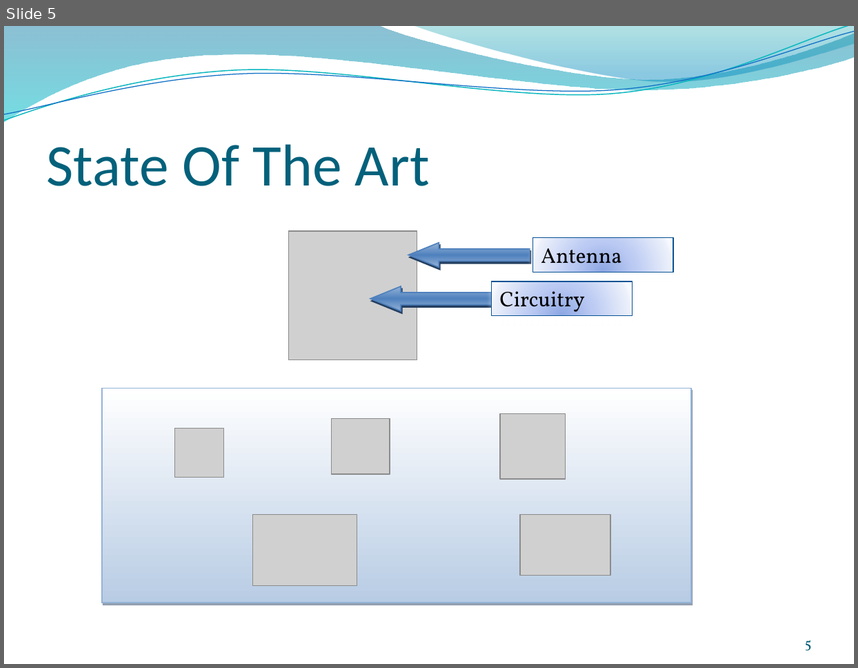
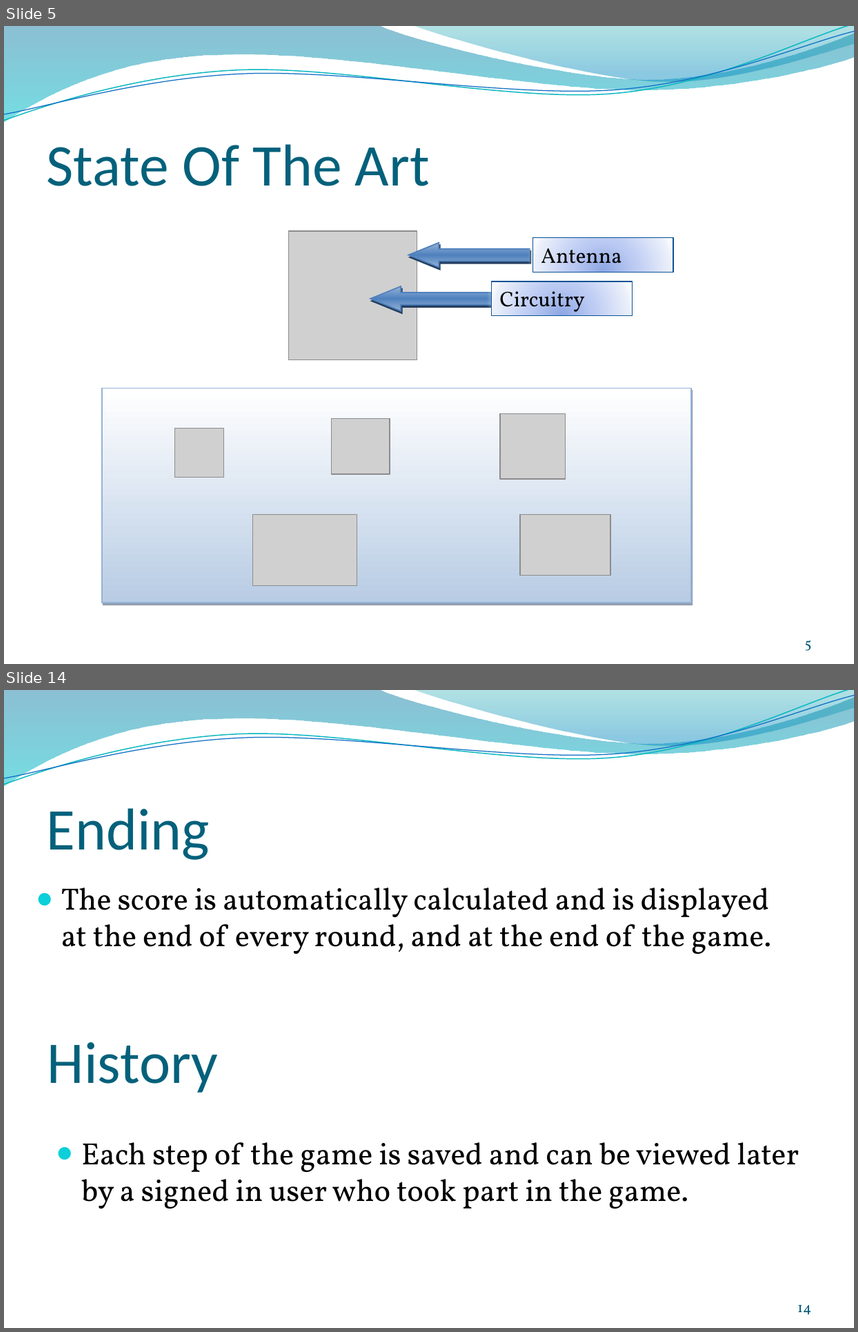
Before and after one commit to anbrous/project, a slide deck: Blue_weasel/blueweasel_docs/presentation/Pre-soutenance Projet Blue Weasel.pptx. Shown one above the other, each under a label of ours: slide 5 before the commit, slides 5 and 14 after it; the slides between them are not shown. The pictures are 858x668 and 858x1332 pixels, drawn with LibreOffice and Linux fonts; fonts in the diff are those of the drawing; grey boxes stand for pictures; background and template pictures are left out. Boxes give left, top, right and bottom in pixels: in the first picture for what was removed or moved away, otherwise in the second. Text is boxed around its words. In the diff, an @@ line names an element or a change of style, - is before the commit and + after.

```diff
--- a/Blue_weasel/blueweasel_docs/presentation/Pre-soutenance Projet Blue Weasel.pptx
+++ b/Blue_weasel/blueweasel_docs/presentation/Pre-soutenance Projet Blue Weasel.pptx
@@ slide 14 added at [4, 690, 854, 1328], background picture (left out); not listed: 4 template elements that a slide beside it also shows @@
@@ title added at [47, 808, 210, 860], 50 pt, text #04617B @@
+Ending
@@ text added at [61, 887, 771, 954], 26 pt, text #000000 @@
+● The score is automatically calculated and is displayed at the end of every round, and at the end of the game.
@@ text added at [47, 1042, 218, 1092], 50 pt, text #04617B @@
+History
@@ text added at [81, 1142, 799, 1208], 26 pt, text #000000 @@
+● Each step of the game is saved and can be viewed later by a signed in user who took part in the game.
@@ page number added at [797, 1304, 811, 1314], 12 pt, text #045D75 @@
+14
```
Also in this commit, not shown: 6 slides changed, 10 other slides added, 5 slides removed.
